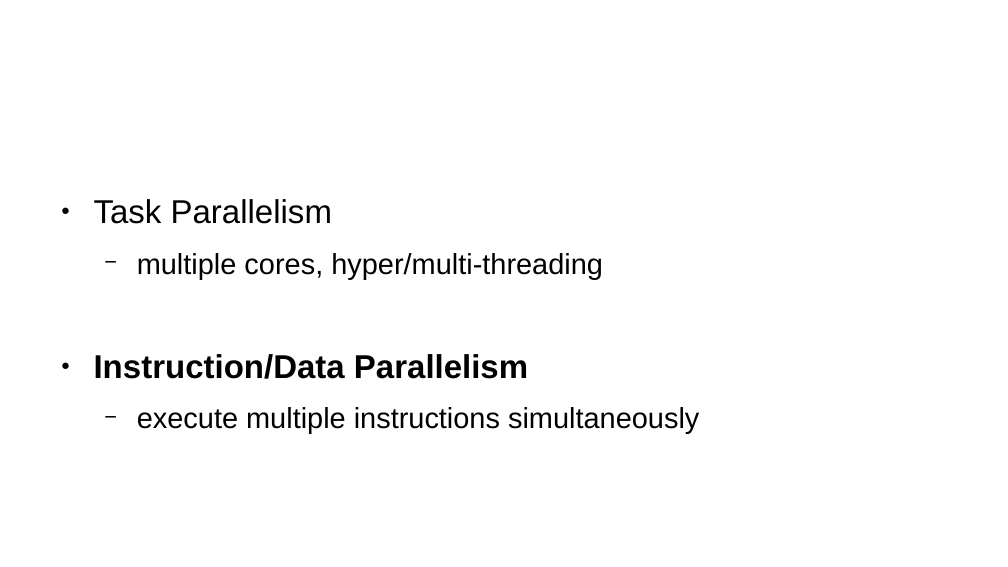
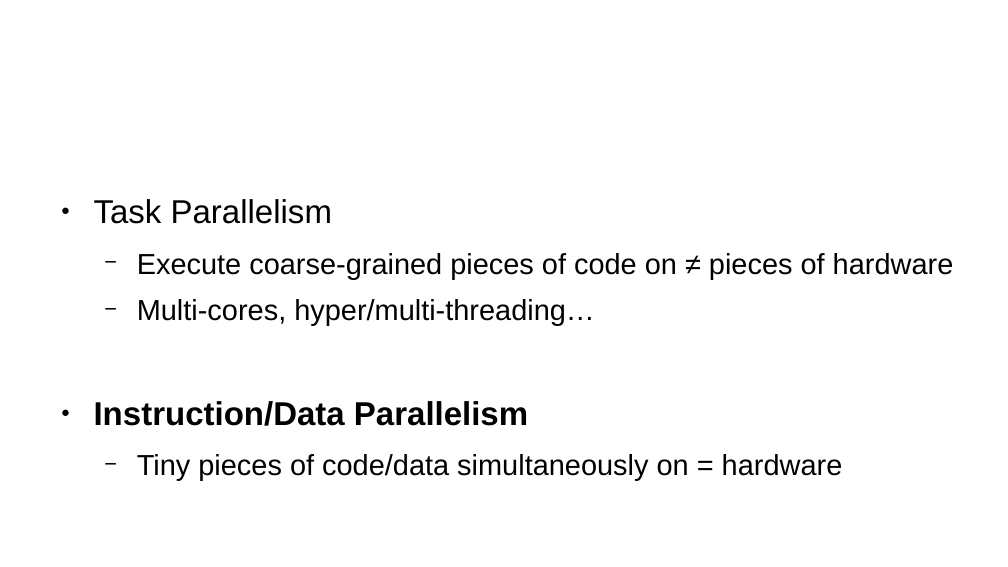
Before and after one commit to telecom-se/hpp, a slide deck: slide 3 of lab2/Slides/slides_Intro.odp. Drawn at 1008x567 pixels with LibreOffice and Linux fonts; fonts in the diff are those of the drawing; background and template pictures are left out. Boxes give left, top, right and bottom in pixels: in the first picture for what was removed or moved away, otherwise in the second. Text is boxed around its words. In the diff, an @@ line names an element or a change of style, - is before the commit and + after.

```diff
--- a/lab2/Slides/slides_Intro.odp
+++ b/lab2/Slides/slides_Intro.odp
@@ text at [137,253,954,325]: text changed @@
-  − multiple cores, hyper/multi-threading
+  − Execute coarse-grained pieces of code on ≠ pieces of hardware
+  − Multi-cores, hyper/multi-threading…
@@ text at [137,454,843,480]: text changed @@
-  − execute multiple instructions simultaneously
+  − Tiny pieces of code/data simultaneously on = hardware
```
Also in this commit, not shown: 2 other slides changed, 2 slides added, 2 slides removed, 1 other file.
